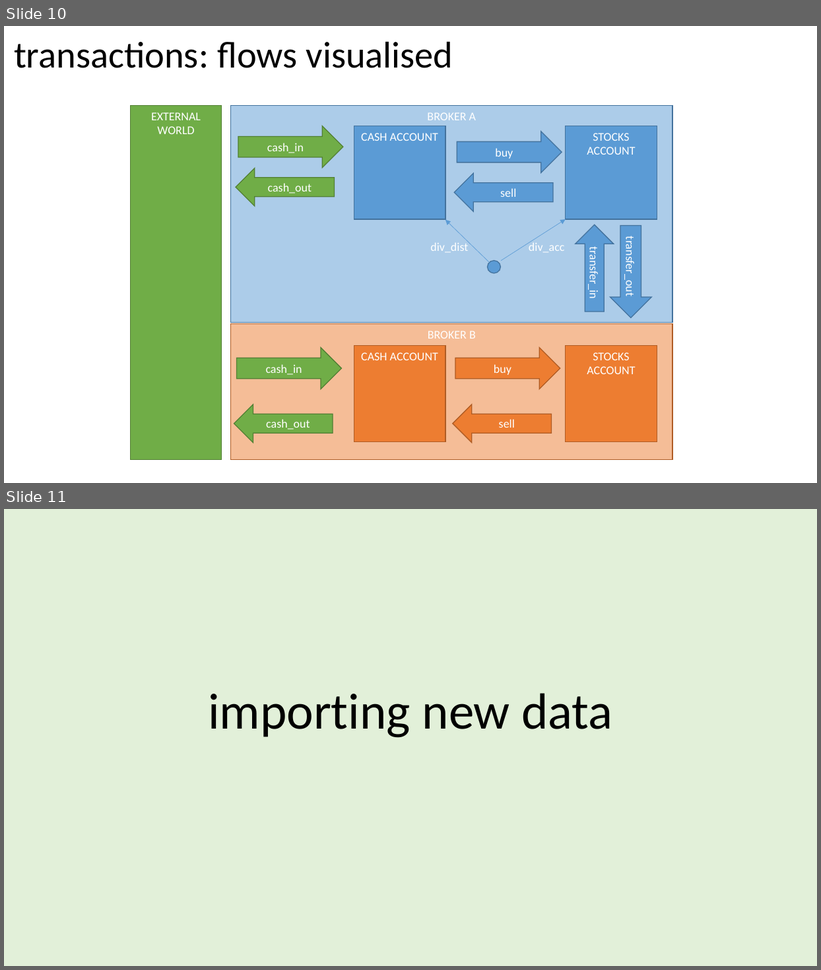
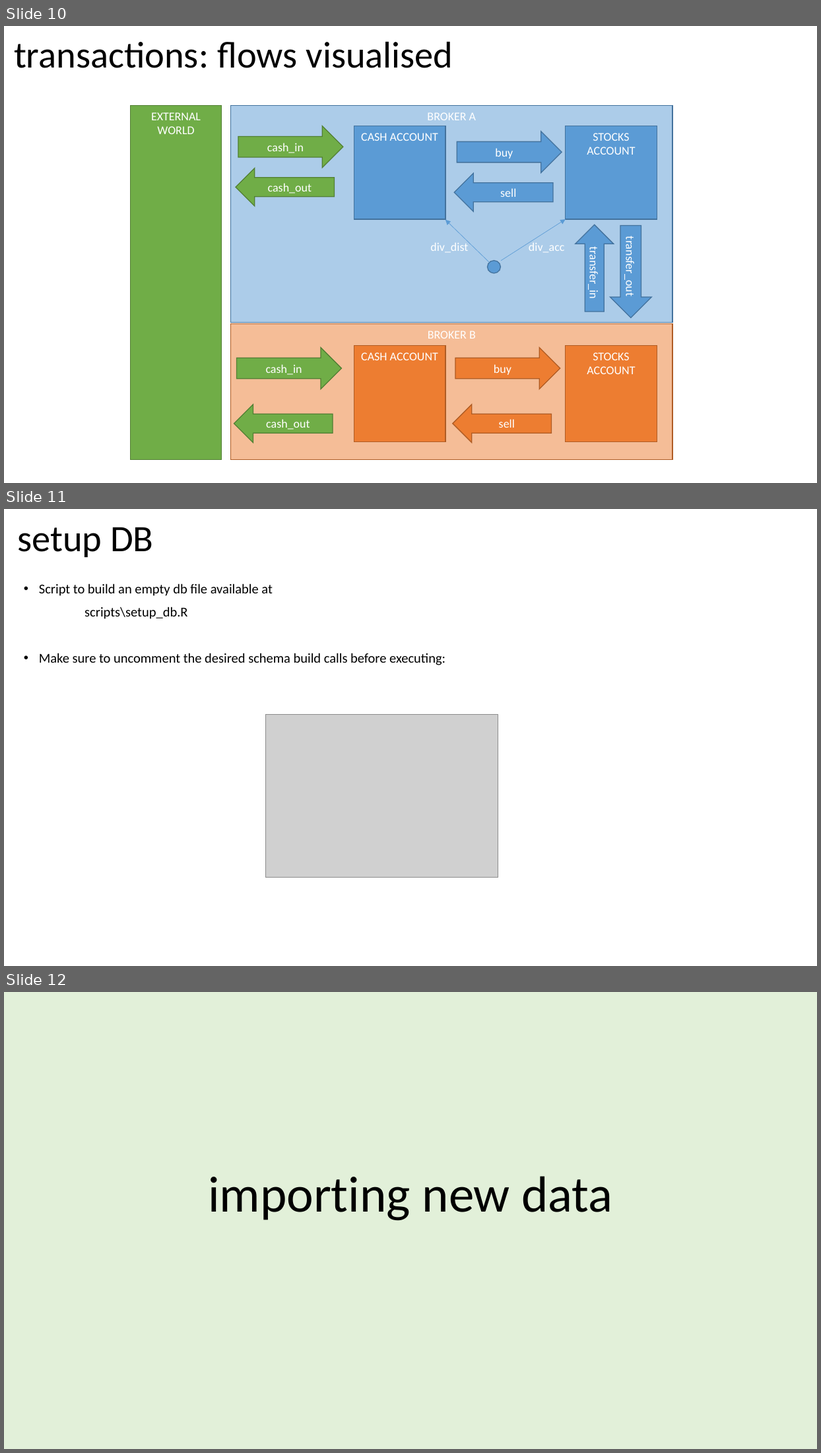
Before and after one commit to jorritvm/stocks_dashboard, a slide deck: doc/stock_dashboard_documentation.pptx. Shown one above the other, each under a label of ours: slides 10 and 11 before the commit, slides 10, 11 and 12 after it. The pictures are 821x970 and 821x1453 pixels, drawn with LibreOffice and Linux fonts; fonts in the diff are those of the drawing; grey boxes stand for pictures. Boxes give left, top, right and bottom in pixels: in the first picture for what was removed or moved away, otherwise in the second. Text is boxed around its words. In the diff, an @@ line names an element or a change of style, - is before the commit and + after.

```diff
--- a/doc/stock_dashboard_documentation.pptx
+++ b/doc/stock_dashboard_documentation.pptx
@@ slide 11 added at bbox=[4, 509, 817, 966], background #FFFFFF @@
@@ title added at bbox=[17, 527, 153, 557], 44 pt, text #000000 @@
+setup DB
@@ text added at bbox=[39, 584, 446, 665], 16 pt, text #000000 @@
+• Script to build an empty db file available at
+scripts\setup_db.R
+• Make sure to uncomment the desired schema build calls before executing:
@@ picture added at bbox=[265, 714, 498, 878] @@
@@ what was slide 11 is now slide 12 @@
```
Also in this commit, not shown: 4 slides changed, 1 other slide added, 1 slide removed, 7 other files.
